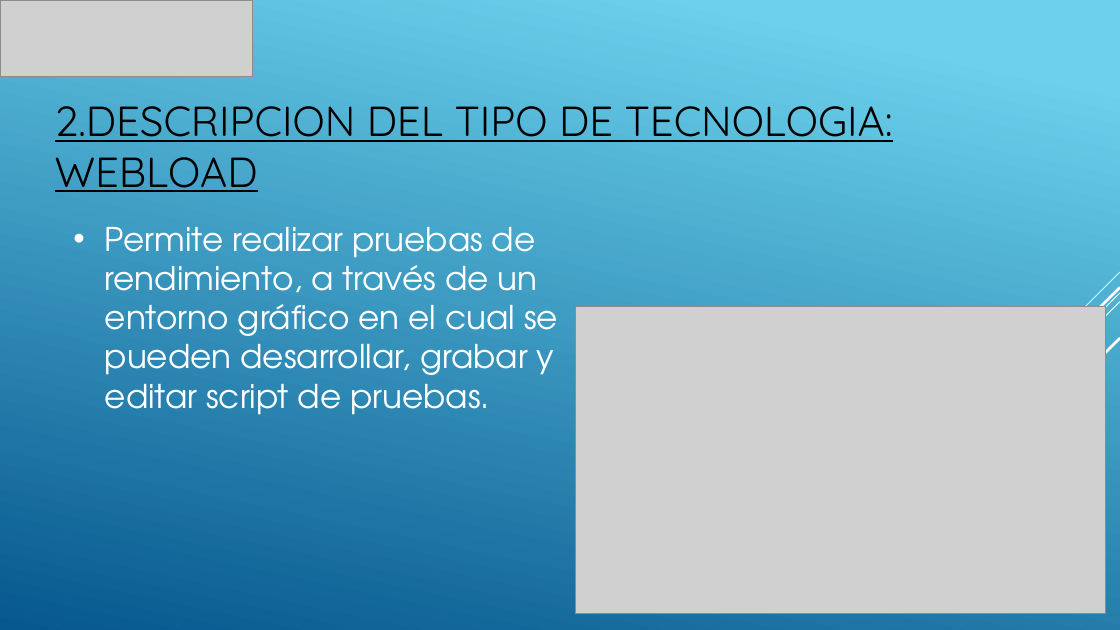
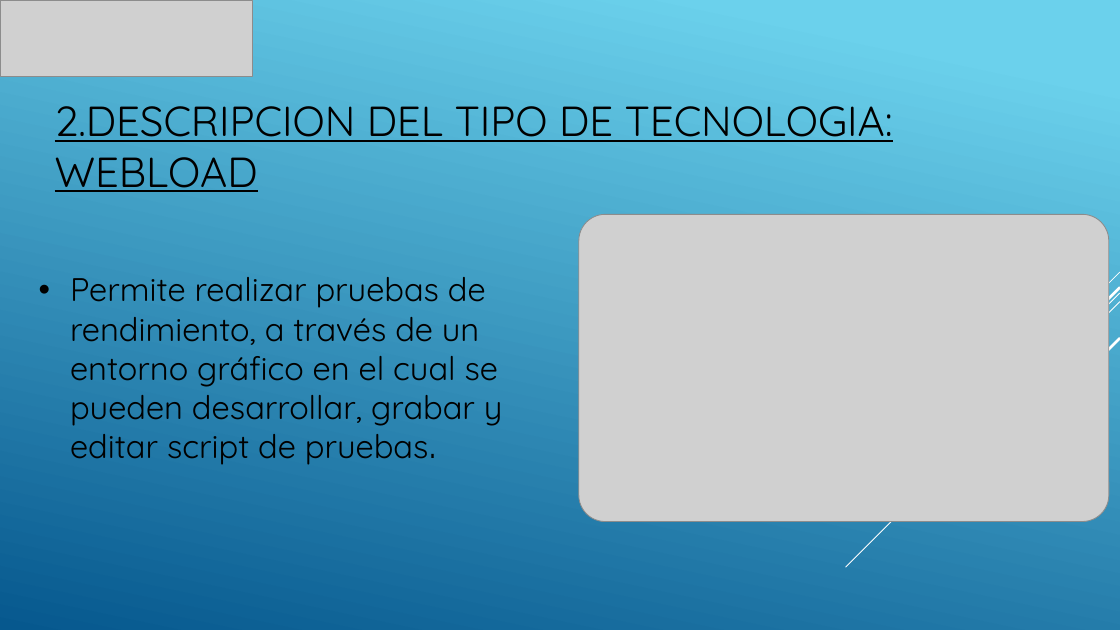
Before and after one commit to PedroISP/TG1, a slide deck: slide 8 of TG1_final.pptx. Drawn at 1120x630 pixels with LibreOffice and Linux fonts; fonts in the diff are those of the drawing; grey boxes stand for pictures. Boxes give left, top, right and bottom in pixels: in the first picture for what was removed or moved away, otherwise in the second. Text is boxed around its words. In the diff, an @@ line names an element or a change of style, - is before the commit and + after.

```diff
--- a/TG1_final.pptx
+++ b/TG1_final.pptx
@@ picture moved from (x1=576, y1=307, x2=1106, y2=614) to (x1=579, y1=214, x2=1109, y2=522) @@
@@ text "Permite realizar pruebas de rendimiento, ..." moved from (x1=105, y1=227, x2=558, y2=415) to (x1=70, y1=277, x2=503, y2=465) @@
@@ text "Permite realizar pruebas de rendimiento, ..." at (x1=70, y1=277, x2=503, y2=465): font TeX Gyre Adventor to Quicksand, text colour #FFFFFF to #000000 @@
```
Also in this commit, not shown: 7 other slides changed, 4 slides added, 1 other file.
